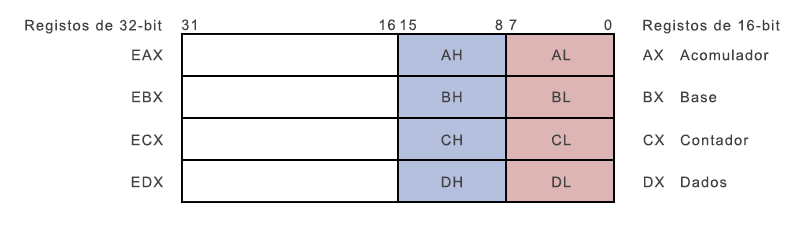
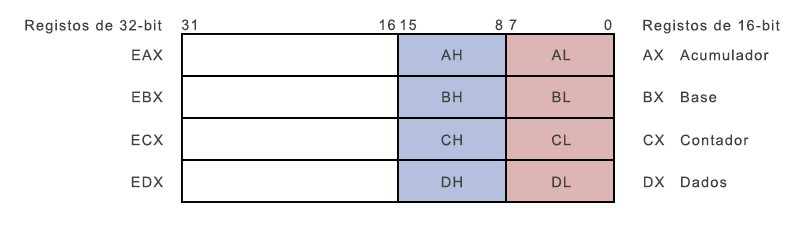
Layered file, before and after one edit (801 x 226). Changes by layer:
renamed "AX Acomulador" to "AX Acumulador", painted on it over [699, 52, 707, 61]
